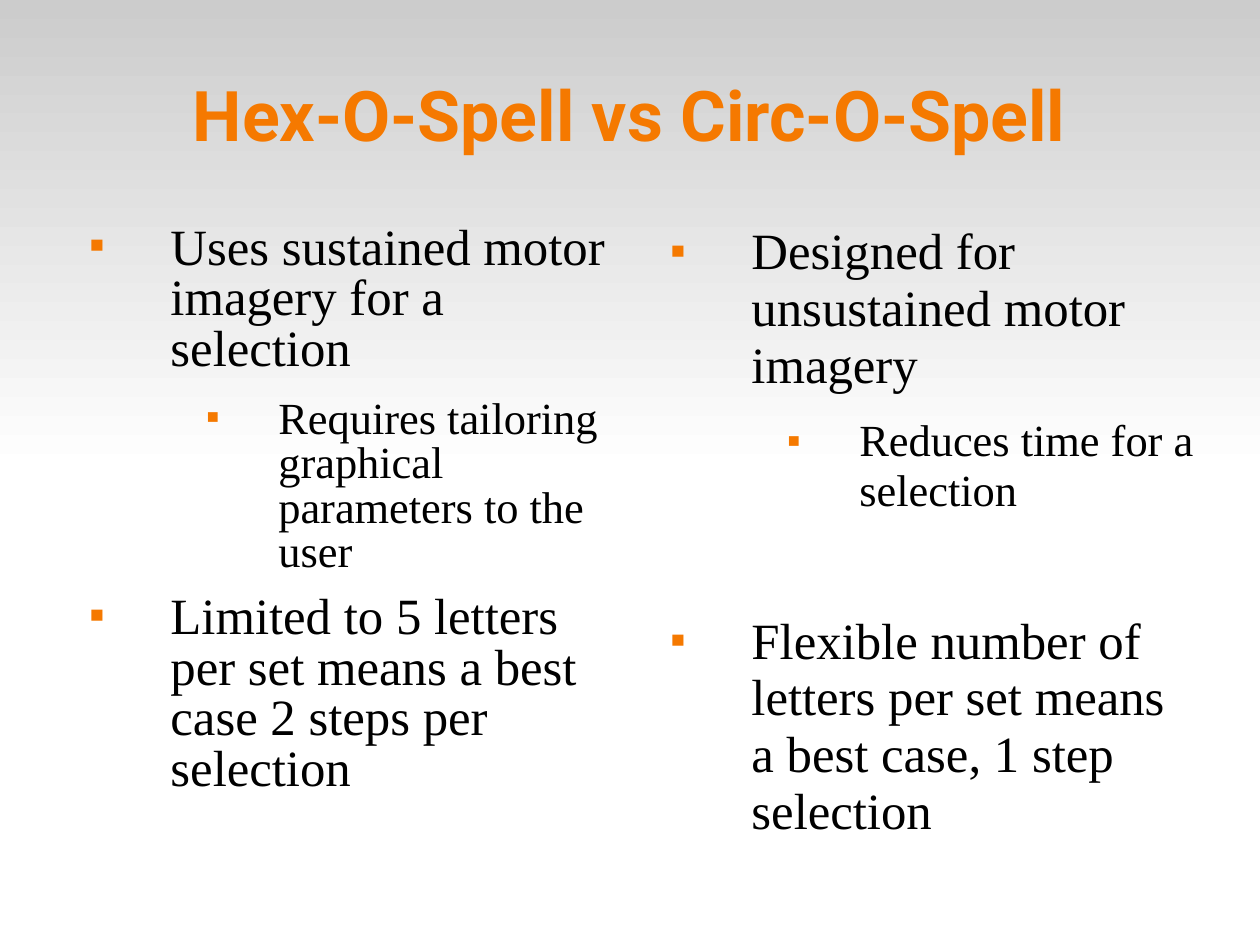
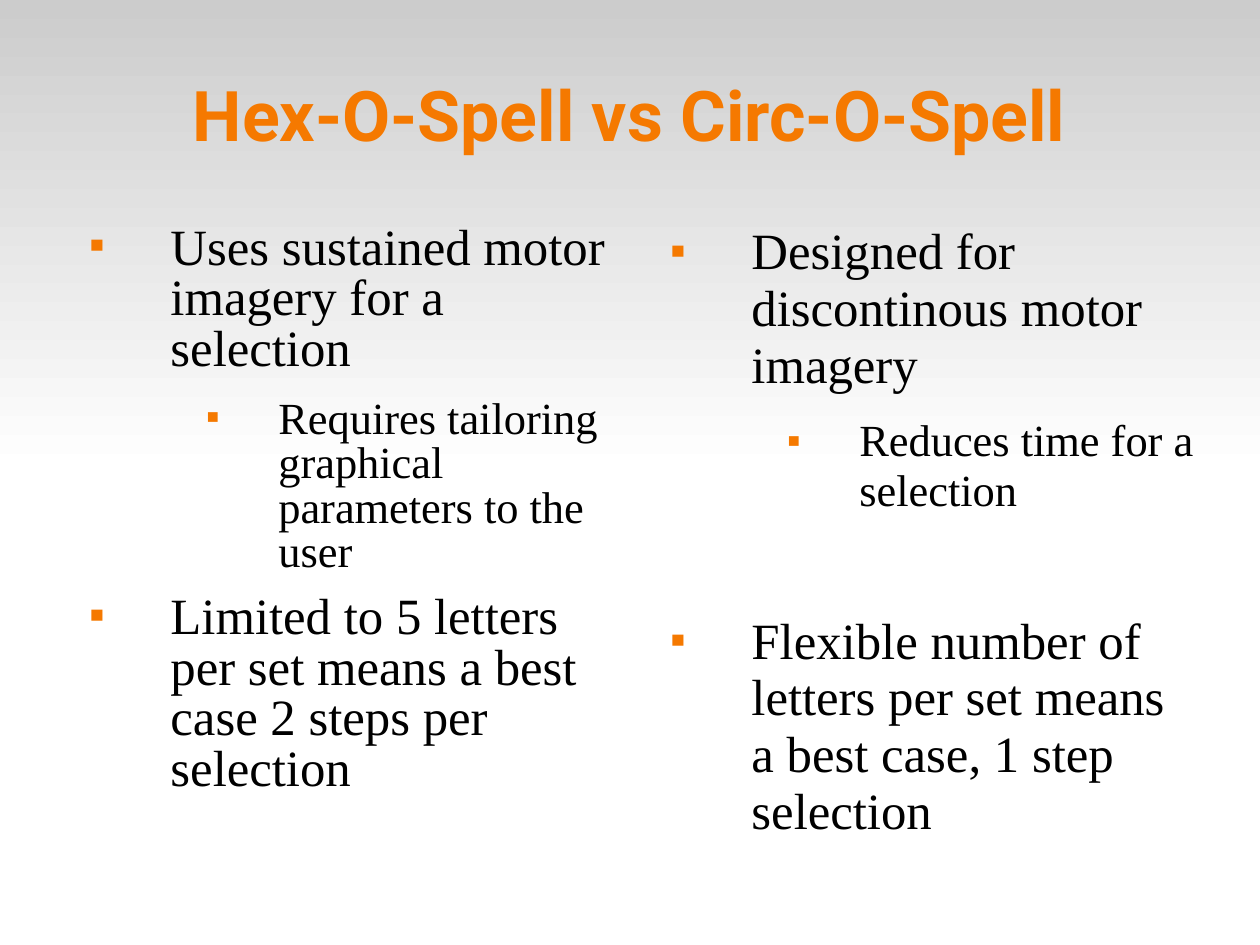
Before and after one commit to abdullah38rcc/BCI-Virtual-Keyboard, a slide deck: slide 5 of circlespell/docs/virtKey.ppt. Drawn at 1260x945 pixels with LibreOffice and Linux fonts; fonts in the diff are those of the drawing. Boxes give left, top, right and bottom in pixels: in the first picture for what was removed or moved away, otherwise in the second. Text is boxed around its words. In the diff, an @@ line names an element or a change of style, - is before the commit and + after.

```diff
--- a/circlespell/docs/virtKey.ppt
+++ b/circlespell/docs/virtKey.ppt
@@ text at bbox=[751, 233, 1142, 393]: text changed @@
-■ Designed for unsustained motor imagery
+■ Designed for discontinous motor imagery
```
Also in this commit, not shown: 2 other slides changed.
